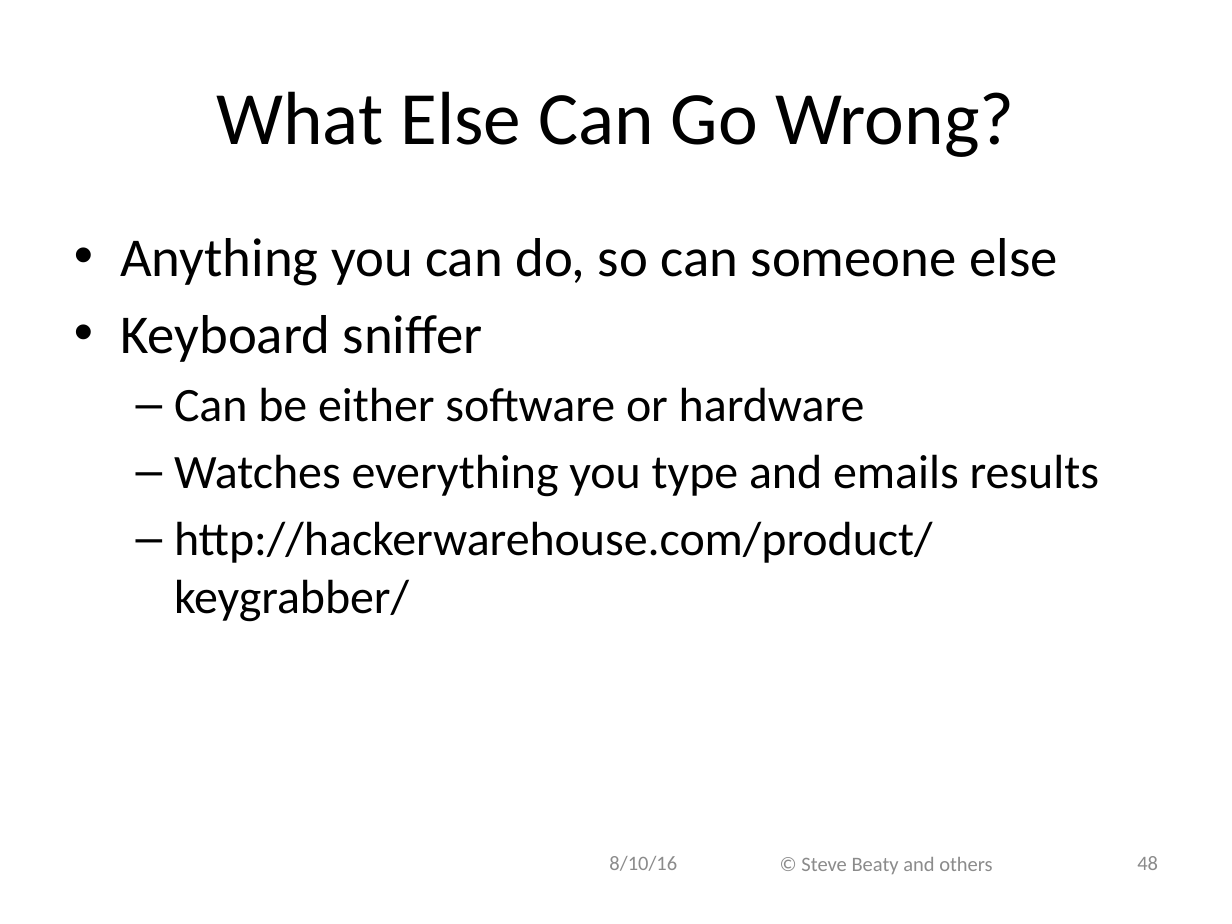
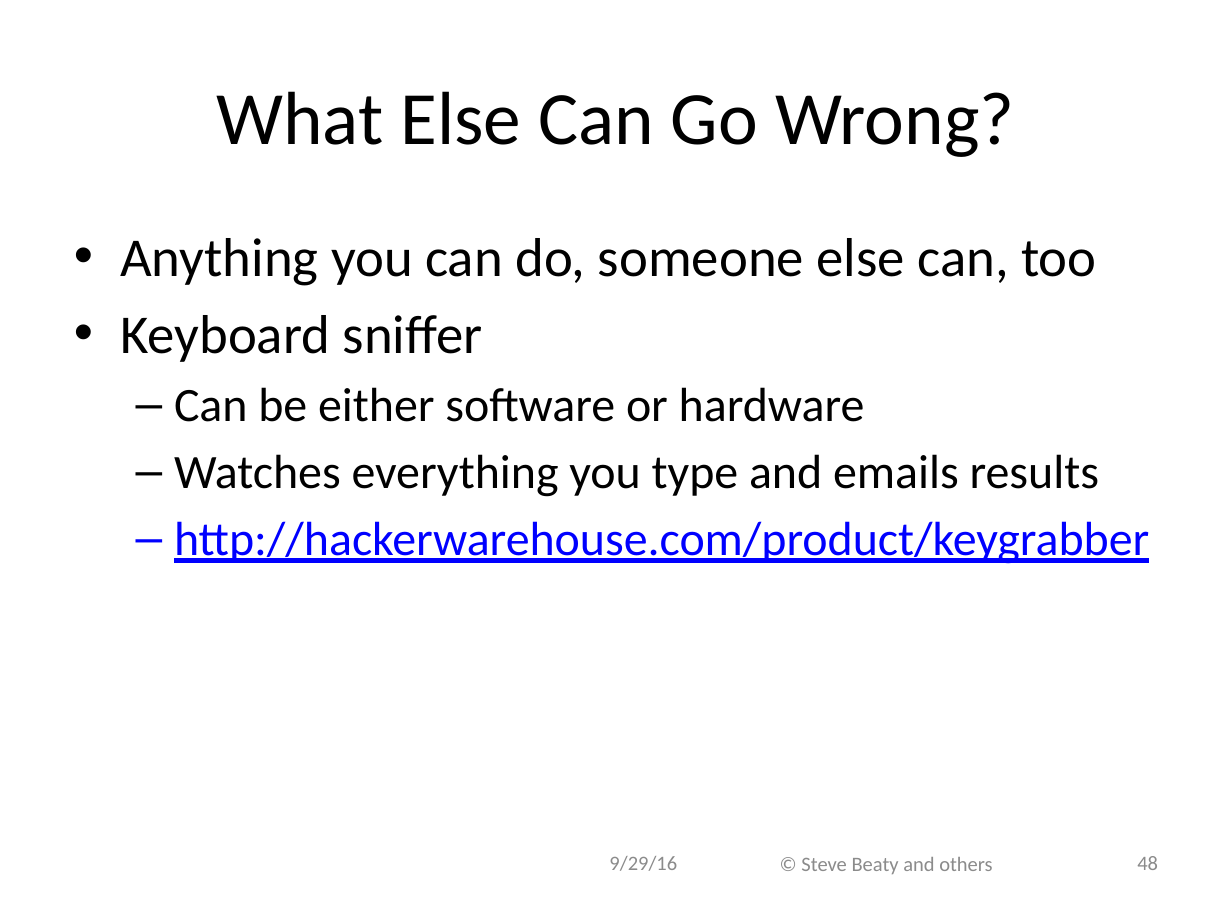
Before and after one commit to ivogeorg/cs1030, a slide deck: slide 48 of slides-steve/Chapter 11.pptx. Drawn at 1232x924 pixels with LibreOffice and Linux fonts; fonts in the diff are those of the drawing; background and template pictures are left out. Boxes give left, top, right and bottom in pixels: in the first picture for what was removed or moved away, otherwise in the second. Text is boxed around its words. In the diff, an @@ line names an element or a change of style, - is before the commit and + after.

```diff
--- a/slides-steve/Chapter 11.pptx
+++ b/slides-steve/Chapter 11.pptx
@@ text at [120,238,1097,286]: text changed @@
-• Anything you can do, so can someone else
+• Anything you can do, someone else can, too
@@ text at [174,521,1149,564]: text changed; text colour #000000 to #0000FF @@
-  – http://hackerwarehouse.com/product/keygrabber/
+  – http://hackerwarehouse.com/product/keygrabber
@@ text at [609,856,677,871]: text changed @@
-8/10/16
+9/29/16
```
Also in this commit, not shown: 55 other slides changed, 1 other file.
